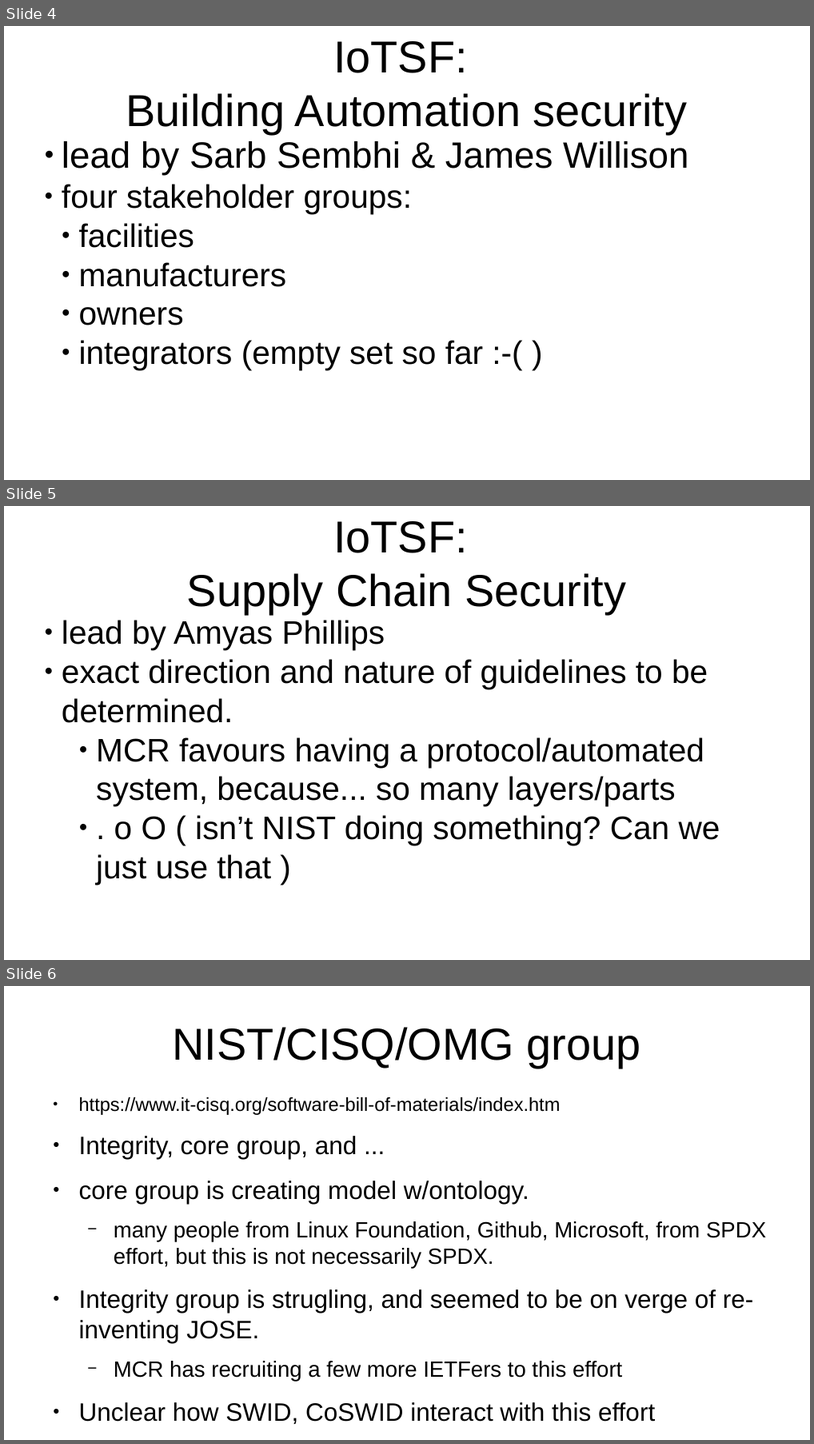
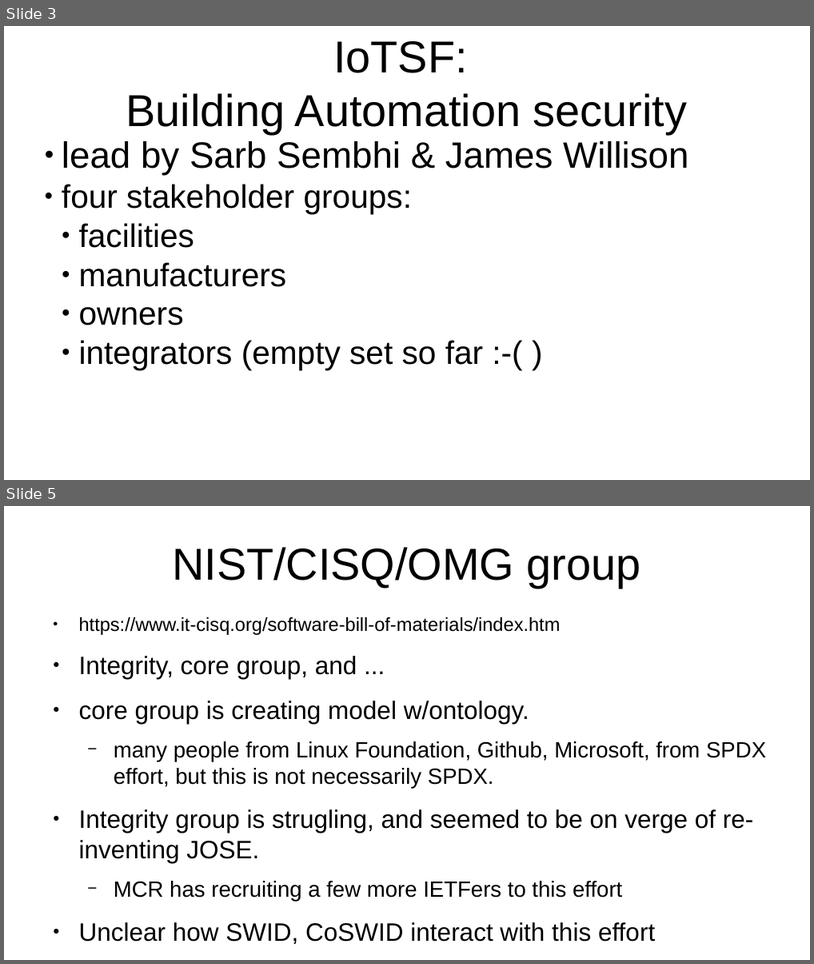
Before and after one commit to iot-dir/slides, a slide deck: slides/meetings/ietf108/mcr-iotsf.odp. Shown one above the other, each under a label of ours: slides 4, 5 and 6 before the commit, slides 3 and 5 after it; the slides between them are not shown. The pictures are 814x1444 and 814x964 pixels, drawn with LibreOffice and Linux fonts; fonts in the diff are those of the drawing. Boxes give left, top, right and bottom in pixels: in the first picture for what was removed or moved away, otherwise in the second. Text is boxed around its words. In the diff, an @@ line names an element or a change of style, - is before the commit and + after.

Commit message:
removed duplicate slide

```diff
--- a/slides/meetings/ietf108/mcr-iotsf.odp
+++ b/slides/meetings/ietf108/mcr-iotsf.odp
@@ slide 5 removed at [4,506,810,960], background #FFFFFF @@
@@ title removed at [187,521,626,614] @@
-IoTSF:
-Supply Chain Security
@@ subtitle removed at [62,620,721,884] @@
-● lead by Amyas Phillips
-● exact direction and nature of guidelines to be determined.
-    ● MCR favours having a protocol/automated system, because... so many layers/parts
-    ● . o O ( isn’t NIST doing something? Can we just use that )
@@ what was slide 4 is now slide 3 @@
@@ what was slide 6 is now slide 5 @@
```
Also in this commit, not shown: 1 other file.
